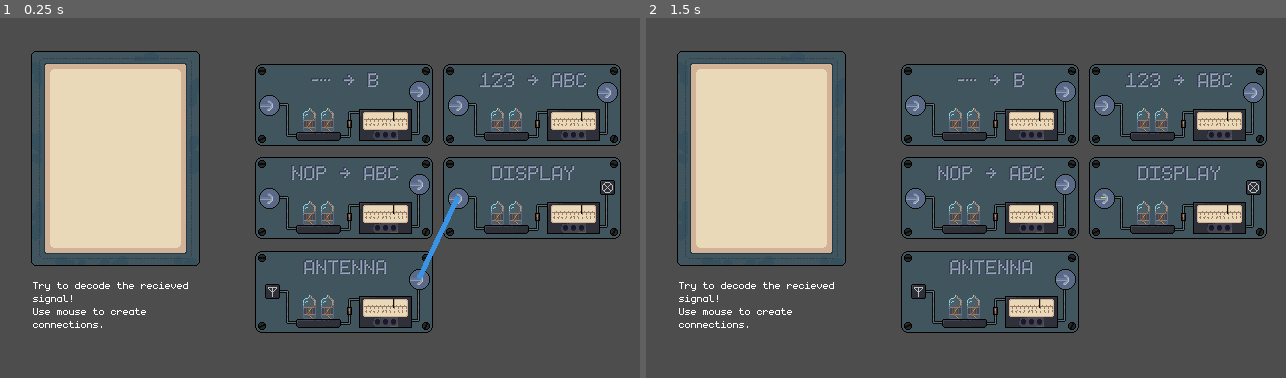
Above: before the commit, frames 1-2 (left to right).
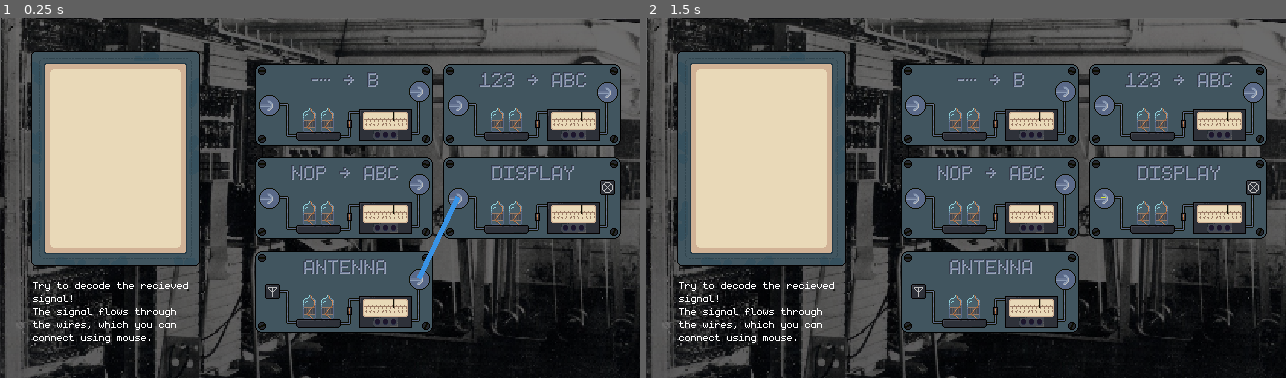
Above: after the commit, the same moments.

Repository: Limit-sest/wiretap
Game: Godot game, scene res://main.tscn
Same seed, same stepped clock (60 frames per second), same inputs: the game is played once before the commit and once after it.
Inputs (mouse positions are in pixels of both pictures, inside the frame that each line leads up to):
- Up to frame 1 (0.25 s): no input
- Up to frame 2 (1.5 s): tap Enter at 0.5 s; move the mouse to (761, 158) at 0.52 s; hold Right 0.53-1.28 s; tap Alt at 0.6 s; click (761, 158) at 0.67 s; tap Space at 1.25 s; move the mouse to (1106, 198) at 1.27 s; hold Down from 1.28 s (still down); tap Shift at 1.35 s; click (1106, 198) at 1.42 s

The runs differ from the first frame. In frame 1, 34% of the frame differs, in the area x 0-100%, y 0-100%; in frame 2, 34%.

Commit message:
Add background

Diff:
--- a/main.tscn
+++ b/main.tscn
@@ -14,6 +14,7 @@
 [ext_resource type="Texture2D" uid="uid://c4t77te82hyv4" path="res://assets/Sprites/Custom/numbers_text.png" id="10_efxa6"]
 [ext_resource type="Texture2D" uid="uid://duqxc8k81l7n4" path="res://assets/Sprites/Custom/morse_text.png" id="11_dg77c"]
 [ext_resource type="Texture2D" uid="uid://s7bakdsjyuct" path="res://assets/Sprites/Custom/caesar_text.png" id="12_dg77c"]
+[ext_resource type="Texture2D" uid="uid://c8lx38grn8fhl" path="res://assets/Sprites/bg.png" id="15_vivmo"]
 
 [sub_resource type="CircleShape2D" id="CircleShape2D_4c57u"]
 radius = 12.0
@@ -21,6 +22,12 @@
 [node name="Main" type="Node2D"]
 texture_filter = 1
 script = ExtResource("1_lquwl")
+
+[node name="Sprite2D" type="Sprite2D" parent="."]
+z_index = -2
+position = Vector2(4.767939, 51.743675)
+scale = Vector2(0.5090124, 0.51265126)
+texture = ExtResource("15_vivmo")
 
 [node name="Camera2D" type="Camera2D" parent="."]
 
@@ -261,10 +268,10 @@
 offset_left = -287.0
 offset_top = 80.0
 offset_right = -122.0
-offset_bottom = 135.0
+offset_bottom = 149.0
 theme_override_fonts/normal_font = ExtResource("4_1bvp3")
 text = "Try to decode the recieved signal!
-Use mouse to create connections."
+The signal flows through the wires, which you can connect using mouse."
 
 [connection signal="timeout" from="Signal send" to="." method="_on_signal_send_timeout"]
 [connection signal="input_event" from="CanvasGroup/Display/Input" to="CanvasGroup/Display/Input" method="_on_input_event"]
Binary file added: assets/Sprites/bg.png
Not shown, added: assets/Sprites/bg.png.import
Not shown: 1 places in main.tscn that only renumber resources
